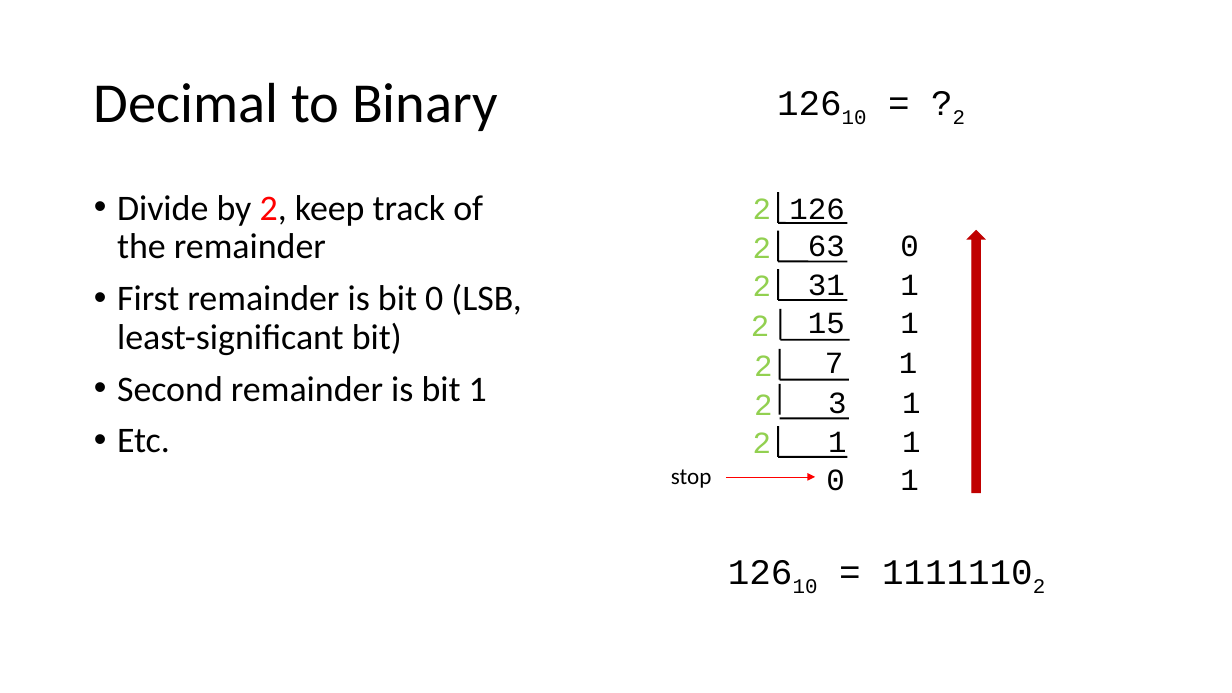
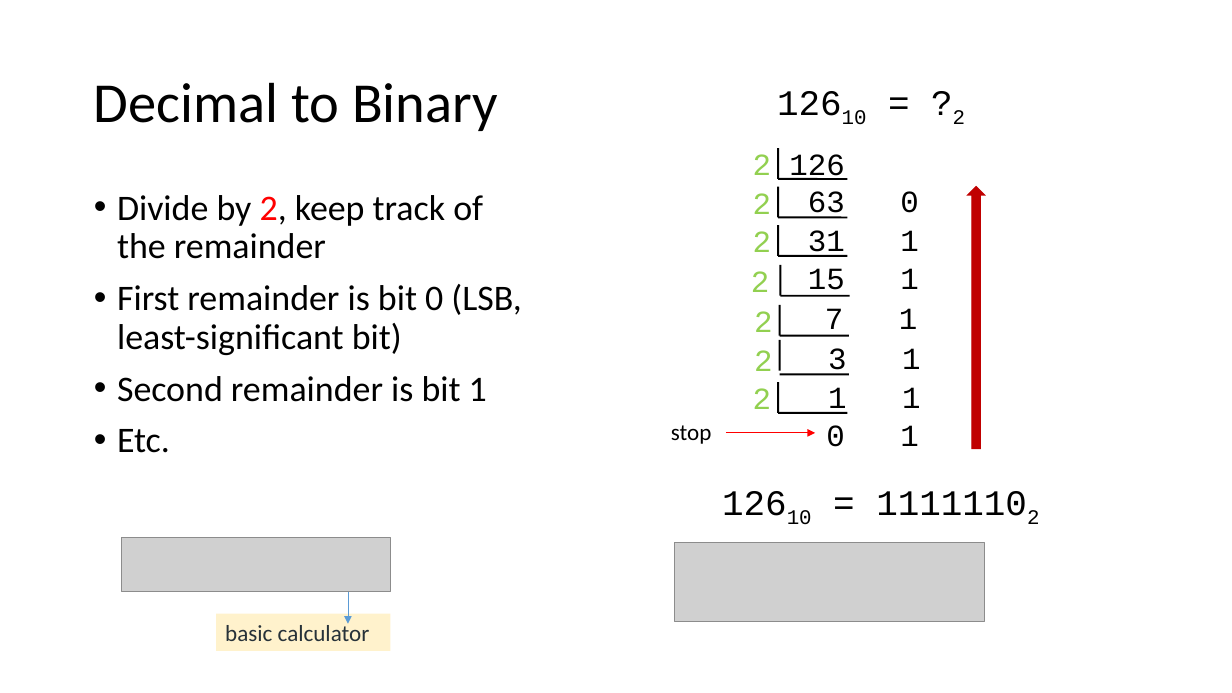
Before and after one commit to frankwxu/digital-forensics-lab, a slide deck: slide 8 of Basic_Computer_Skills_for_Forensics/0_Number_Systems.pptx. Drawn at 1232x693 pixels with LibreOffice and Linux fonts; fonts in the diff are those of the drawing; grey boxes stand for pictures; background and template pictures are left out. Boxes give left, top, right and bottom in pixels: in the first picture for what was removed or moved away, otherwise in the second. Text is boxed around its words. In the diff, an @@ line names an element or a change of style, - is before the commit and + after.

```diff
--- a/Basic_Computer_Skills_for_Forensics/0_Number_Systems.pptx
+++ b/Basic_Computer_Skills_for_Forensics/0_Number_Systems.pptx
@@ 14 lines, 8 texts, 1 down arrow, 1 arrow: place and size @@
-14 lines, 8 texts, 1 down arrow, 1 arrow at bbox=[671, 192, 984, 493]
+14 lines, 8 texts, 1 down arrow, 1 arrow at bbox=[671, 148, 984, 448]
@@ text "12610 = 11111102": place and size @@
-text "12610 = 11111102" at bbox=[668, 544, 1106, 597]
+text "12610 = 11111102" at bbox=[662, 476, 1100, 529]
@@ picture added at bbox=[122, 537, 391, 592] @@
@@ picture added at bbox=[675, 543, 985, 622] @@
@@ arrow added from (348, 592) to (348, 624), #5B9BD5 0.5 pt @@
@@ rectangle added at bbox=[216, 614, 391, 651], fill #FFF2CC, 18 pt, text #273239 @@
+basic calculator
```
Also in this commit, not shown: 7 other slides changed, 6 slides added, 8 other files.
